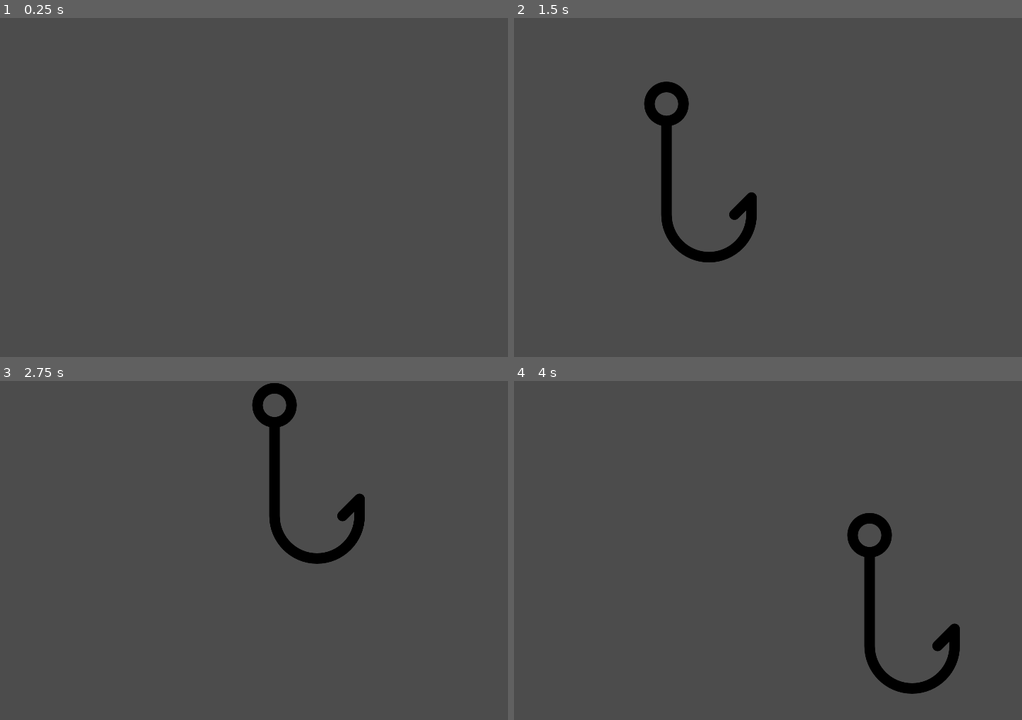
Above: before the commit, frames 1-4 (two rows, left to right).
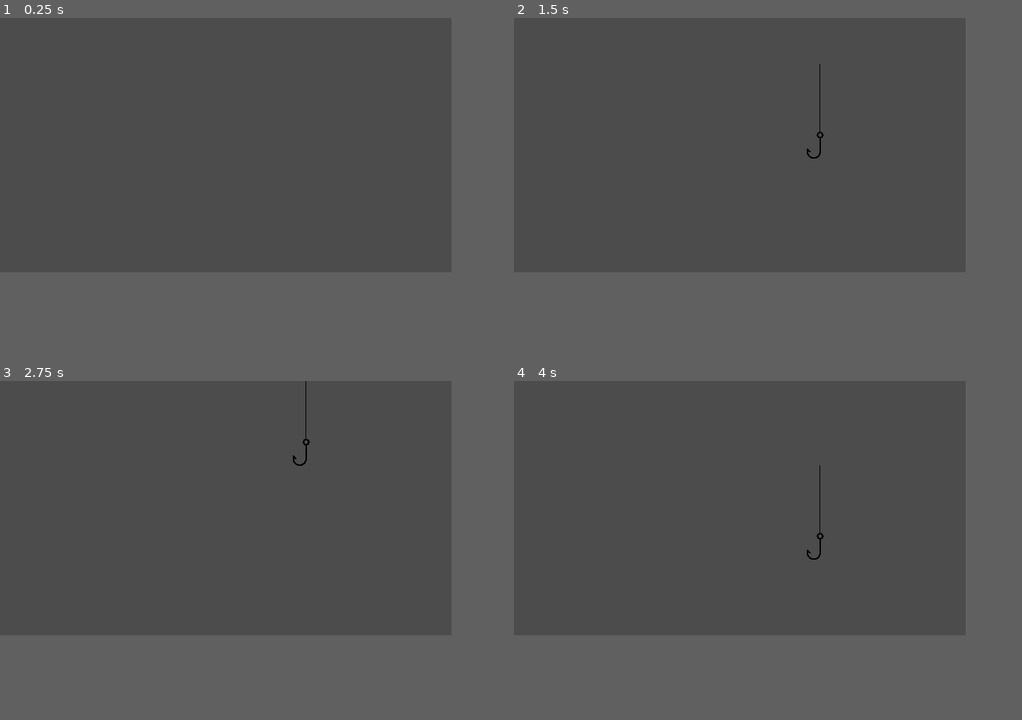
Above: after the commit, the same moments.

Repository: CSI-280-Fish-Game/Fish-Game
Game: Godot game, scene res://Player.tscn
Same seed, same stepped clock (60 frames per second), same inputs: the game is played once before the commit and once after it.
Inputs (mouse positions are in pixels of both pictures, inside the frame that each line leads up to):
- Up to frame 1 (0.25 s): no input
- Up to frame 2 (1.5 s): move the mouse to (879, 170) at 0.52 s; move the mouse to (666, 204) at 1.27 s
- Up to frame 3 (2.75 s): move the mouse to (304, 475) at 2.02 s
- Up to frame 4 (4 s): move the mouse to (742, 618) at 2.77 s; move the mouse to (920, 601) at 3.52 s
The window is 720x480 before the commit and 640x360 after it. Grey fills any space a smaller window leaves; there, only what the larger window draws over its background counts as a difference.

The runs differ from the first frame. In frame 1, only the window size differs. In frame 2, 2.4% of the frame differs, in the area x 25-61%, y 13-73%; in frame 3, 2.4%; in frame 4, 2.4%, in the area x 57-88%, y 24-93%.

Commit message:
fish hook movement
Window size has been edited and the fish hook is locked on 2/3 of the width axis. The fish hook now follows the height of the cursor while remaining locked on the axis.

Diff:
--- a/Fishing Game - Godot/Player.gd
+++ b/Fishing Game - Godot/Player.gd
@@ -1,9 +1,13 @@
 extends Area2D
 
-const SPEED = 500 # How fast the player will move (pixels/sec).
-var screen_size # Size of the game window.
+const SPEED = 750 # how fast the player will move (pixels/sec)
+const FISHING_LINE = 2*(OS.window_size.x / 3) # 2/3 of window width
 
+# The fish hook follows the height of the mouse cursor.
 func _process(delta):
-	var vec = get_viewport().get_mouse_position() - self.position # getting the vector from self to the mouse
-	vec = vec.normalized() * delta * SPEED # normalize it and multiply by time and speed
+	# move vector from current position to cursor
+	var vec = get_viewport().get_mouse_position() - self.position
+	# normalize it and multiply by time and speed
+	vec = vec.normalized() * delta * SPEED
 	position += vec # move by that vector
+	position.x = FISHING_LINE # locks on vertical axis of screen
--- a/Fishing Game - Godot/Player.tscn
+++ b/Fishing Game - Godot/Player.tscn
@@ -12,19 +12,25 @@
 } ]
 
 [sub_resource type="CapsuleShape2D" id=2]
-radius = 78.0
-height = 116.0
+radius = 30.0
 
 [node name="Player" type="Area2D"]
-position = Vector2( -234, -37 )
+position = Vector2( 315, -31 )
+scale = Vector2( 0.5, 0.5 )
 script = ExtResource( 2 )
 __meta__ = {
 "_edit_group_": true
 }
 
 [node name="AnimatedSprite" type="AnimatedSprite" parent="."]
-scale = Vector2( 0.5, 0.5 )
+scale = Vector2( 0.15, 0.15 )
 frames = SubResource( 1 )
+flip_h = true
+
+[node name="Line" type="Line2D" parent="AnimatedSprite"]
+points = PoolVector2Array( 93.333, -1533.33, 93.333, -253.333 )
+default_color = Color( 0, 0, 0, 1 )
 
 [node name="CollisionShape2D" type="CollisionShape2D" parent="."]
 shape = SubResource( 2 )
+one_way_collision_margin = 0.0
--- a/Fishing Game - Godot/project.godot
+++ b/Fishing Game - Godot/project.godot
@@ -16,8 +16,8 @@
 
 [display]
 
-window/size/width=720
-window/size/height=480
+window/size/width=640
+window/size/height=360
 window/stretch/mode="2d"
 window/stretch/aspect="keep"
 
